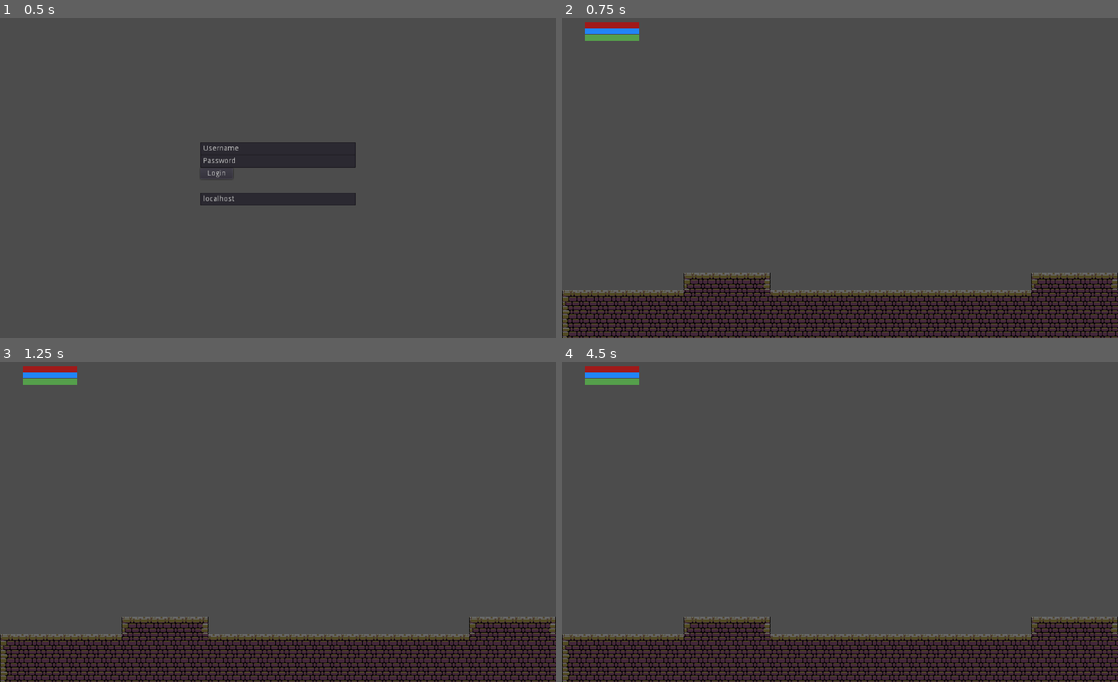
Above: before the commit, frames 1-4 (two rows, left to right).
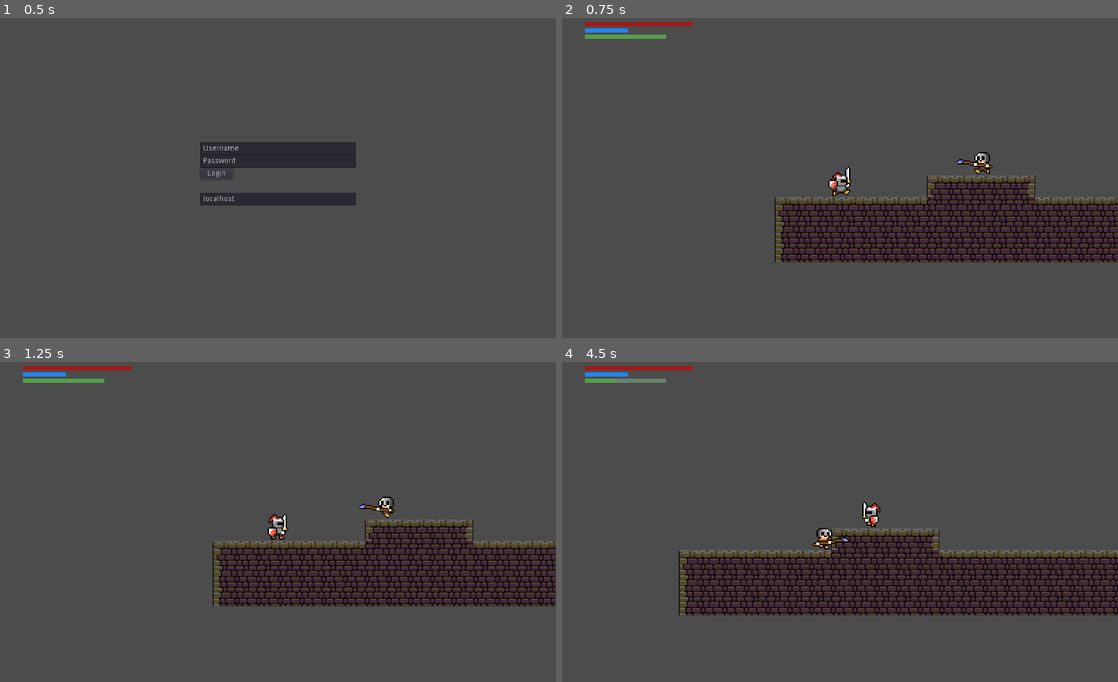
Above: after the commit, the same moments.

Repository: dim35/CEN3031-Project
Game: Godot game, scene res://screens/login_screen/login_screen.tscn
The game is run twice, just before and just after one commit, with the same random seed, the same clock (stepped at 60 frames per second) and the same inputs.
Inputs:
- Up to frame 1 (0.5 s): no input
- Up to frame 2 (0.75 s): click "Login" at 0.5 s
- Up to frame 3 (1.25 s): no input
- Up to frame 4 (4.5 s): hold D (move_right) 1.28-2.03 s; hold X (attack) 1.28-2.03 s; tap Up (jump) at 1.52, 1.55, 1.82, 2.1, 2.27, 2.57, 3.05, 3.77, 4.07, 4.35 s; hold A (move_left) 2.03-2.78 s; tap X (attack) at 2.3, 3.6 s; hold X (attack) 2.78-3.53 s; hold D (move_right) 2.78-4.28 s; hold A (move_left) from 4.28 s (still down)

Frame 1 is identical in both runs. In frame 2, 31% of the frame differs, in the area x 0-100%, y 1-100%; in frame 3, 31%; in frame 4, 34%.
Error before the commit: Parse Error: Can't preload resource at path: res://entity_scenes/Mob.tscn (res://entity_scenes/MobSpawner.gd:3)

Commit message:
Major entity changes. Mob hitboxes now work perfectly. Flipping horizontally works. Consistent inheritance of hitboxes unless overriden.

Diff:
--- a/entity_scenes/AnimatedEntity.tscn
+++ b/entity_scenes/AnimatedEntity.tscn
@@ -1,6 +1,8 @@
 [gd_scene load_steps=5 format=2]
 
 [ext_resource path="res://entity_scenes/AnimatedEntity.gd" type="Script" id=1]
+[ext_resource path="res://entity_scenes/entity_resources/AnimatedEntityHitbox.tres" type="Shape2D" id=2]
+[ext_resource path="res://entity_scenes/entity_resources/AnimatedEntityAreaDetector.tres" type="Shape2D" id=3]
 
 [sub_resource type="SpriteFrames" id=1]
 
@@ -10,18 +12,6 @@
 "name": "default",
 "speed": 5.0
 } ]
-
-[sub_resource type="CapsuleShape2D" id=2]
-
-custom_solver_bias = 0.0
-radius = 7.07825
-height = 5.25938
-
-[sub_resource type="CapsuleShape2D" id=3]
-
-custom_solver_bias = 0.0
-radius = 8.40509
-height = 1.37794
 
 [node name="AnimatedEntity" type="KinematicBody2D"]
 
@@ -38,7 +28,7 @@
 
 [node name="Hitbox" type="CollisionShape2D" parent="." index="1"]
 
-shape = SubResource( 2 )
+shape = ExtResource( 2 )
 _sections_unfolded = [ "Material", "Pause", "Transform", "Visibility", "Z Index" ]
 
 [node name="Area2D" type="Area2D" parent="." index="2"]
@@ -53,4 +43,4 @@
 
 [node name="CollisionShape2D" type="CollisionShape2D" parent="Area2D" index="0"]
 
-shape = SubResource( 3 )
+shape = ExtResource( 3 )
--- a/entity_scenes/AnimatedEntityHitbox.tres
+++ /dev/null
@@ -1,7 +0,0 @@
-[gd_resource type="CapsuleShape2D" format=2]
-
-[resource]
-
-custom_solver_bias = 0.0
-radius = 14.0842
-height = 5.25938
--- a/entity_scenes/KnightAnimationFrames.tres
+++ /dev/null
@@ -1,38 +0,0 @@
-[gd_resource type="SpriteFrames" load_steps=13 format=2]
-
-[ext_resource path="res://assets/animation_sprites/knight-attacking-0.png" type="Texture" id=1]
-[ext_resource path="res://assets/animation_sprites/knight-attacking-1.png" type="Texture" id=2]
-[ext_resource path="res://assets/animation_sprites/knight-attacking-2.png" type="Texture" id=3]
-[ext_resource path="res://assets/animation_sprites/knight-jump-0.png" type="Texture" id=4]
-[ext_resource path="res://assets/animation_sprites/walking-0.png" type="Texture" id=5]
-[ext_resource path="res://assets/animation_sprites/walking-1.png" type="Texture" id=6]
-[ext_resource path="res://assets/animation_sprites/walking-2.png" type="Texture" id=7]
-[ext_resource path="res://assets/animation_sprites/walking-3.png" type="Texture" id=8]
-[ext_resource path="res://assets/animation_sprites/walking-4.png" type="Texture" id=9]
-[ext_resource path="res://assets/animation_sprites/walking-5.png" type="Texture" id=10]
-[ext_resource path="res://assets/animation_sprites/idle-1.png" type="Texture" id=11]
-[ext_resource path="res://assets/animation_sprites/idle-0.png" type="Texture" id=12]
-
-[resource]
-
-animations = [ {
-"frames": [ ExtResource( 1 ), ExtResource( 2 ), ExtResource( 3 ) ],
-"loop": true,
-"name": "attacking",
-"speed": 6.0
-}, {
-"frames": [ ExtResource( 4 ) ],
-"loop": true,
-"name": "falling",
-"speed": 5.0
-}, {
-"frames": [ ExtResource( 5 ), ExtResource( 6 ), ExtResource( 7 ), ExtResource( 8 ), ExtResource( 9 ), ExtResource( 10 ) ],
-"loop": true,
-"name": "walking",
-"speed": 8.0
-}, {
-"frames": [ ExtResource( 11 ), ExtResource( 12 ) ],
-"loop": true,
-"name": "idle",
-"speed": 5.0
-} ]
--- a/entity_scenes/Mob.gd
+++ b/entity_scenes/Mob.gd
@@ -10,10 +10,8 @@
 func _physics_process(delta):
 	if $Animations.flip_h:
 		velocity.x = -speed
-		$Animations.position.x = -20
 	else:
 		velocity.x = speed
-		$Animations.position.x = -20
 	move(velocity)
 	pass
 
@@ -29,3 +27,5 @@
 func _on_Area2D_body_exited( body ):
 	if body.collision_layer == 4:
 		update_state("walking")
+	elif body.collision_layer == 1:
+		velocity.y = 1.3*speed
--- a/entity_scenes/Mob.tscn
+++ b/entity_scenes/Mob.tscn
@@ -1,21 +1,10 @@
-[gd_scene load_steps=6 format=2]
+[gd_scene load_steps=4 format=2]
 
 [ext_resource path="res://entity_scenes/AnimatedEntity.tscn" type="PackedScene" id=1]
 [ext_resource path="res://entity_scenes/Mob.gd" type="Script" id=2]
-[ext_resource path="res://entity_scenes/MobAnimationFrames.tres" type="SpriteFrames" id=3]
+[ext_resource path="res://entity_scenes/entity_resources/MobAnimationFrames.tres" type="SpriteFrames" id=3]
 
-[sub_resource type="CapsuleShape2D" id=1]
-
-custom_solver_bias = 0.0
-radius = 10.0
-height = 13.4696
-
-[sub_resource type="RectangleShape2D" id=2]
-
-custom_solver_bias = 0.0
-extents = Vector2( 25.2071, 19.8007 )
-
-[node name="Mob" index="0" instance=ExtResource( 1 )]
+[node name="Mob" instance=ExtResource( 1 )]
 
 collision_layer = 2
 script = ExtResource( 2 )
@@ -26,13 +15,11 @@
 scale = Vector2( 2, 2 )
 frames = ExtResource( 3 )
 animation = "attacking"
-offset = Vector2( 5, 0 )
 _sections_unfolded = [ "Material", "Pause", "Transform", "Visibility", "Z Index" ]
 
 [node name="Hitbox" parent="." index="1"]
 
-position = Vector2( -1.17889, 2.20529 )
-shape = SubResource( 1 )
+position = Vector2( -2.17889, 5.20529 )
 
 [node name="Area2D" parent="." index="2"]
 
@@ -40,8 +27,8 @@
 
 [node name="CollisionShape2D" parent="Area2D" index="0"]
 
-position = Vector2( 0.0263669, -63.2777 )
-shape = SubResource( 2 )
+position = Vector2( -0.500672, -59.9601 )
+_sections_unfolded = [ "Material", "Pause", "Transform", "Visibility", "Z Index" ]
 
 [connection signal="body_entered" from="Area2D" to="." method="_on_Area2D_body_entered"]
 
--- a/entity_scenes/MobAnimationFrames.tres
+++ /dev/null
@@ -1,26 +0,0 @@
-[gd_resource type="SpriteFrames" load_steps=11 format=2]
-
-[ext_resource path="res://assets/animation_sprites/spearman-attacking-0.png" type="Texture" id=1]
-[ext_resource path="res://assets/animation_sprites/spearman-attacking-1.png" type="Texture" id=2]
-[ext_resource path="res://assets/animation_sprites/spearman-attacking-2.png" type="Texture" id=3]
-[ext_resource path="res://assets/animation_sprites/spearman-attacking-3.png" type="Texture" id=4]
-[ext_resource path="res://assets/animation_sprites/spearman-walking-0.png" type="Texture" id=5]
-[ext_resource path="res://assets/animation_sprites/spearman-walking-1.png" type="Texture" id=6]
-[ext_resource path="res://assets/animation_sprites/spearman-walking-2.png" type="Texture" id=7]
-[ext_resource path="res://assets/animation_sprites/spearman-walking-3.png" type="Texture" id=8]
-[ext_resource path="res://assets/animation_sprites/spearman-walking-4.png" type="Texture" id=9]
-[ext_resource path="res://assets/animation_sprites/spearman-walking-5.png" type="Texture" id=10]
-
-[resource]
-
-animations = [ {
-"frames": [ ExtResource( 1 ), ExtResource( 2 ), ExtResource( 3 ), ExtResource( 4 ) ],
-"loop": true,
-"name": "attacking",
-"speed": 5.0
-}, {
-"frames": [ ExtResource( 5 ), ExtResource( 6 ), ExtResource( 7 ), ExtResource( 8 ), ExtResource( 9 ), ExtResource( 10 ) ],
-"loop": true,
-"name": "walking",
-"speed": 5.0
-} ]
--- a/entity_scenes/Player.tscn
+++ b/entity_scenes/Player.tscn
@@ -1,8 +1,10 @@
-[gd_scene load_steps=4 format=2]
+[gd_scene load_steps=6 format=2]
 
 [ext_resource path="res://entity_scenes/ControllableEntity.tscn" type="PackedScene" id=1]
 [ext_resource path="res://entity_scenes/Player.gd" type="Script" id=2]
-[ext_resource path="res://entity_scenes/KnightAnimationFrames.tres" type="SpriteFrames" id=3]
+[ext_resource path="res://entity_scenes/entity_resources/KnightAnimationFrames.tres" type="SpriteFrames" id=3]
+[ext_resource path="res://entity_scenes/entity_resources/PlayerHitbox.tres" type="Shape2D" id=4]
+[ext_resource path="res://entity_scenes/entity_resources/PlayerAreaDetector.tres" type="Shape2D" id=5]
 
 [node name="Player" instance=ExtResource( 1 )]
 
@@ -20,4 +22,9 @@
 
 [node name="Hitbox" parent="." index="1"]
 
-position = Vector2( 0, 0.5 )
+position = Vector2( 0, -0.5 )
+shape = ExtResource( 4 )
+
+[node name="CollisionShape2D" parent="Area2D" index="0"]
+
+shape = ExtResource( 5 )
